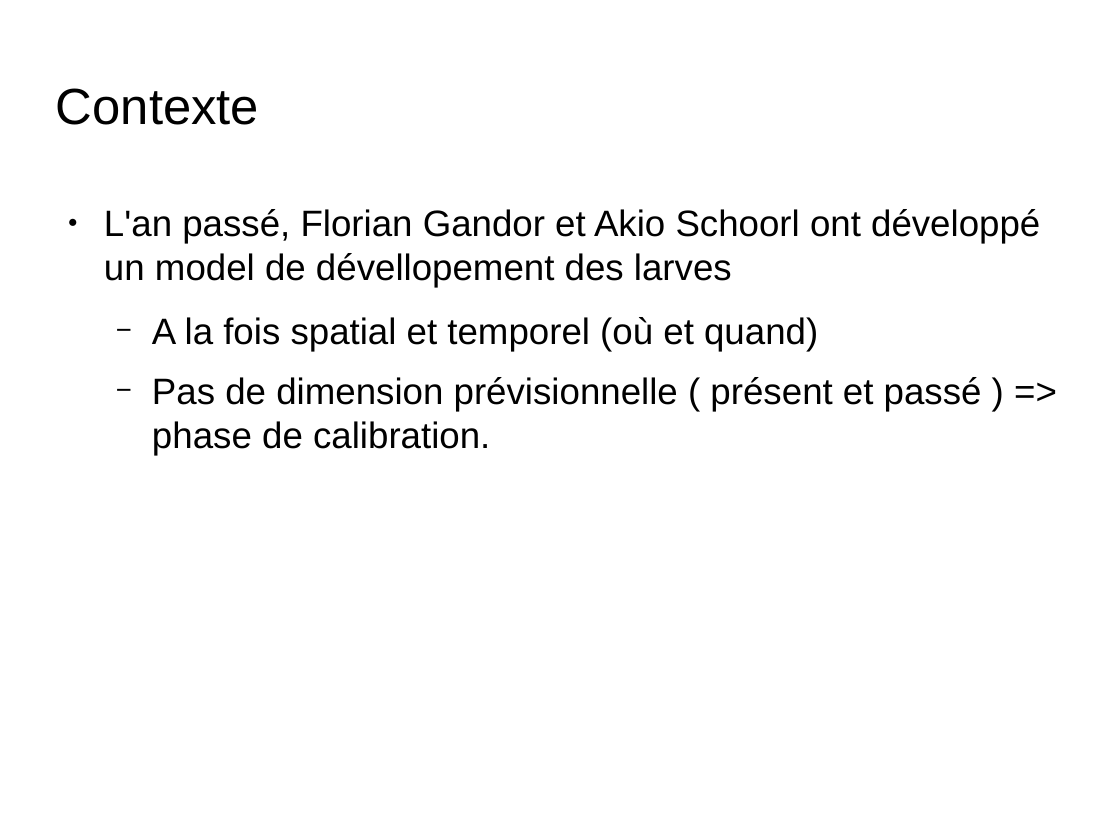
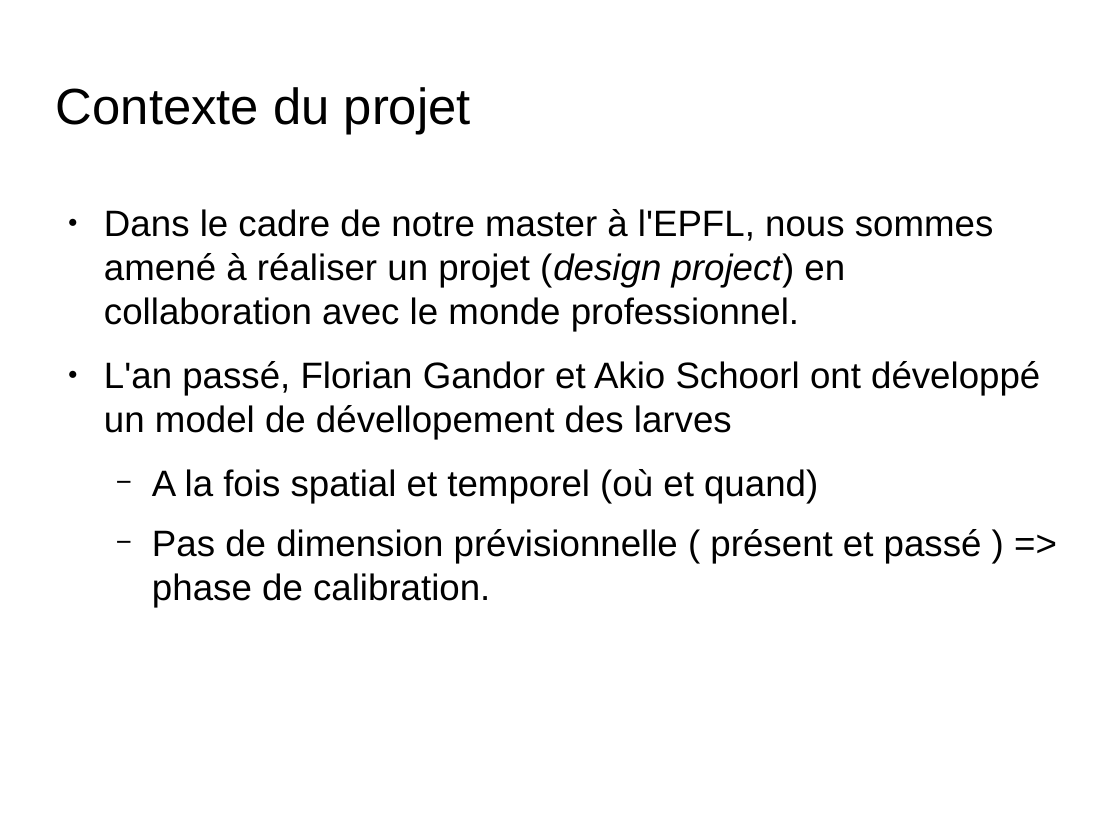
Before and after one commit to nesta7/designProject, a slide deck: slide 2 of presentation_6_juin_Broc.odp. Drawn at 1120x840 pixels with LibreOffice and Linux fonts; fonts in the diff are those of the drawing; background and template pictures are left out. Boxes give left, top, right and bottom in pixels: in the first picture for what was removed or moved away, otherwise in the second. Text is boxed around its words. In the diff, an @@ line names an element or a change of style, - is before the commit and + after.

```diff
--- a/presentation_6_juin_Broc.odp
+++ b/presentation_6_juin_Broc.odp
@@ title at [56, 87, 471, 134]: text changed @@
-Contexte
+Contexte du projet
@@ text at [104, 209, 994, 331]: paragraph added @@
+● Dans le cadre de notre master à l'EPFL, nous sommes amené à réaliser un projet (design project) en collaboration avec le monde professionnel.
```
Also in this commit, not shown: 3 other slides changed, 3 slides added, 2 slides removed, 2 other files.
